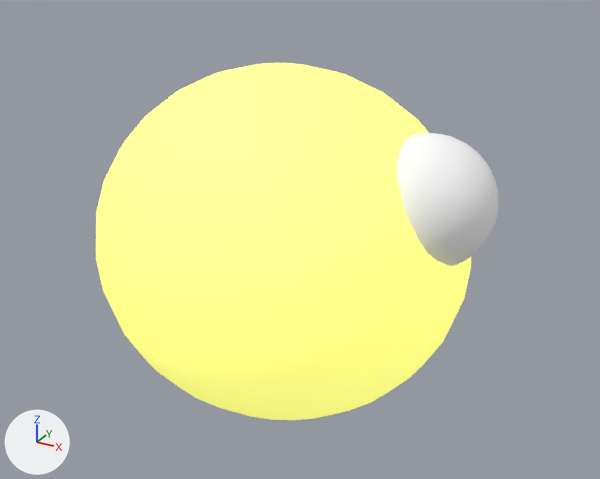
A saved change to the glTF model assets/enemies/generated_glb/acid_spitter_animated_02.glb.
Camera for both pictures: a camera (50 mm lens) standing at (1.78, -3.07, 1.97) and looking at (0.1, -0.01, 0.44). Lighting does not change. The marker at lower left points along +X, +Y and +Z. The first picture is the older version. Vertices at exactly the same position are counted once.
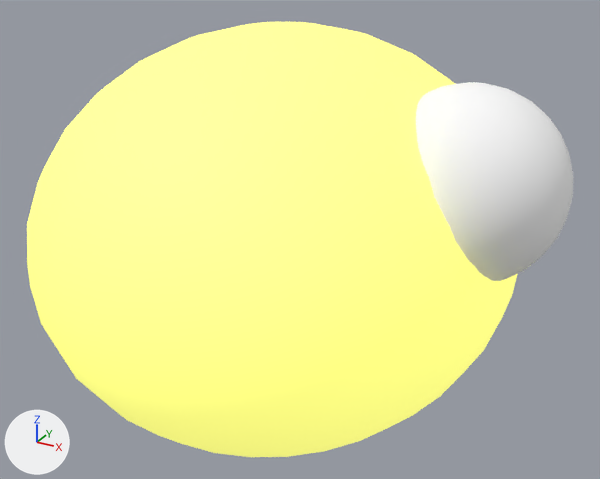
Where the change shows, as pixel boxes (x1, y1, x2, y2) in the pictures (600 x 479 px; the box of a moved part takes in the faces that stretch with it):
'Sphere', reshaped (36% wider, 22% taller)
    before: (96, 63, 498, 420)
    after: (27, 22, 574, 457)
part 1 of me_sphere_004, moved or reshaped
    before: (96, 63, 471, 420)
    after: (27, 22, 517, 457)
part 2 of me_sphere_004, moved or reshaped
    before: (397, 133, 498, 266)
    after: (416, 82, 574, 281)

The change in detail:
me_sphere_004 is used by ob_sphere; location (0.0, 0.0, 0.0).
me_sphere_004 had 988 vertices, 1960 faces and spanned x -0.88..0.98, y -0.81..0.81, z -0.41..1.22.
me_sphere_004 now has 988 vertices, 1960 faces and spans x -1.08..1.26, y -1.18..1.18, z -0.46..1.39.
me_sphere_004 part 1: the loose piece of 482 vertices spanning x -0.88..0.88, y -0.81..0.81, z -0.41..1.22 is scaled about the mesh origin by (1.23, 1.45, 1.14).
me_sphere_004 part 2: the loose piece of 482 vertices spanning x 0.42..0.98, y -0.28..0.28, z 0.45..1.01 is scaled about its middle by 1.42, then moved by (0.16, 0.0, 0.1).
Other edits to the shape of me_sphere_004 do not show in these pictures.
